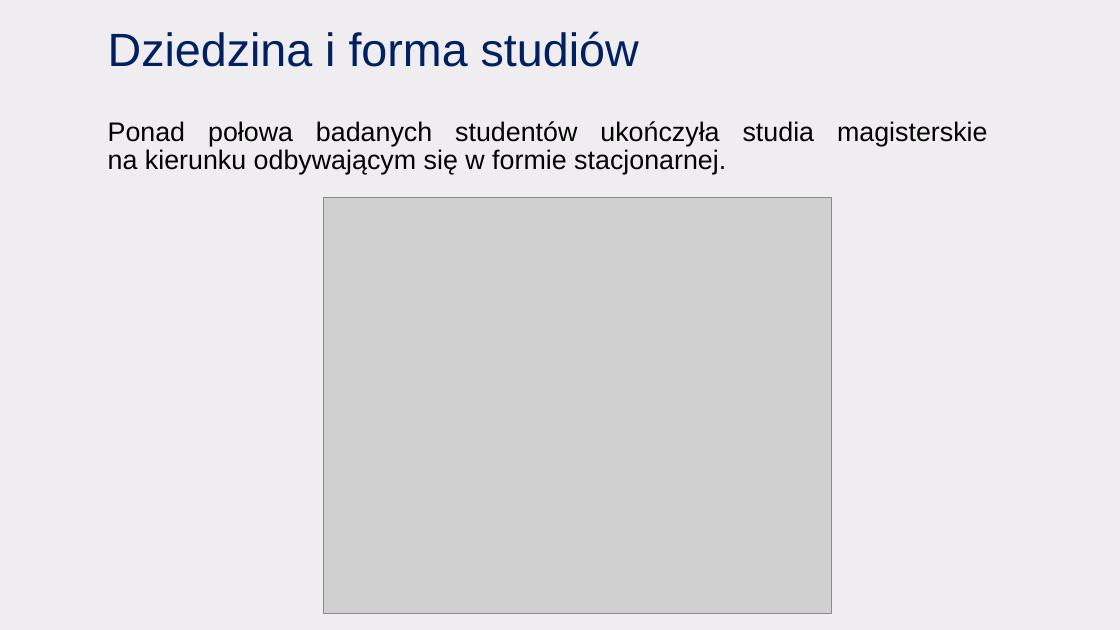
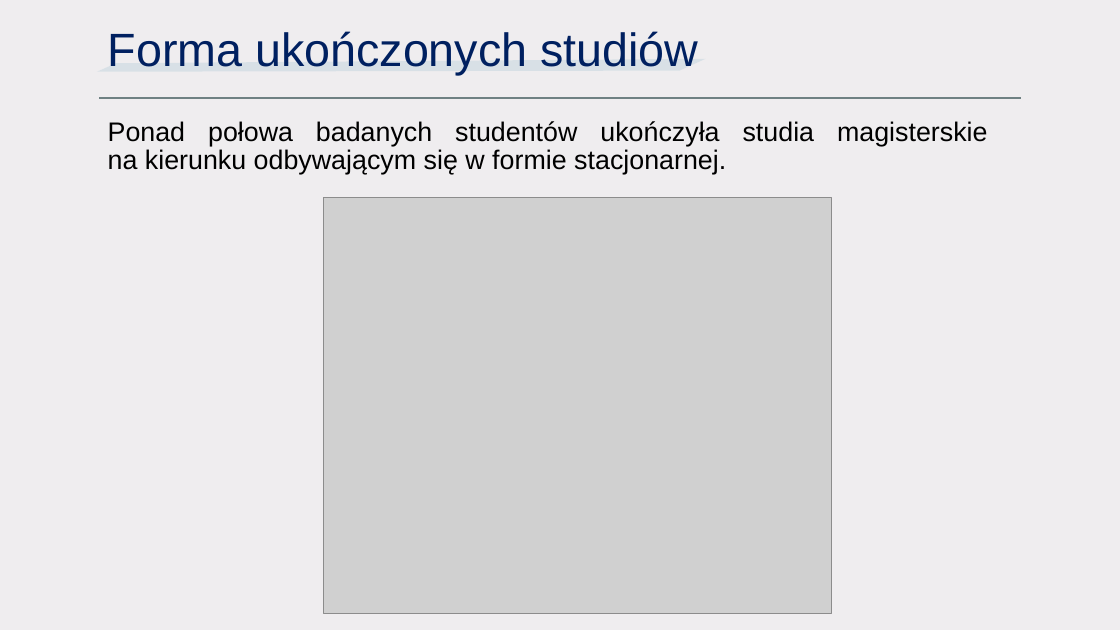
Before and after one commit to CptQuak/CasestudyGraduateEarnings, a slide deck: slide 4 of casestudy.pptx. Drawn at 1120x630 pixels with LibreOffice and Linux fonts; fonts in the diff are those of the drawing; grey boxes stand for pictures. Boxes give left, top, right and bottom in pixels: in the first picture for what was removed or moved away, otherwise in the second. Text is boxed around its words. In the diff, an @@ line names an element or a change of style, - is before the commit and + after.

```diff
--- a/casestudy.pptx
+++ b/casestudy.pptx
@@ freeform shape added at (97, 59, 706, 71), fill #C3D5DF at 50% opacity @@
@@ title at (108, 31, 698, 75): text changed @@
-Dziedzina i forma studiów
+Forma ukończonych studiów
@@ line added from (99, 97) to (1021, 97), #6F8183 1.75 pt @@
```
Also in this commit, not shown: 8 other slides changed, 3 slides added, 2 slides removed, 8 other files.
